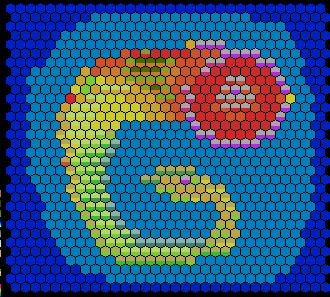
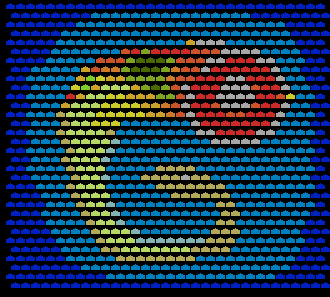
Comparing the layer stacks of the two 330px x 297px images. Changes:
showed "Layer 6 copy 11" over [6, 9, 330, 293]
hid "Layer 13" over [0, 190, 1, 297]
